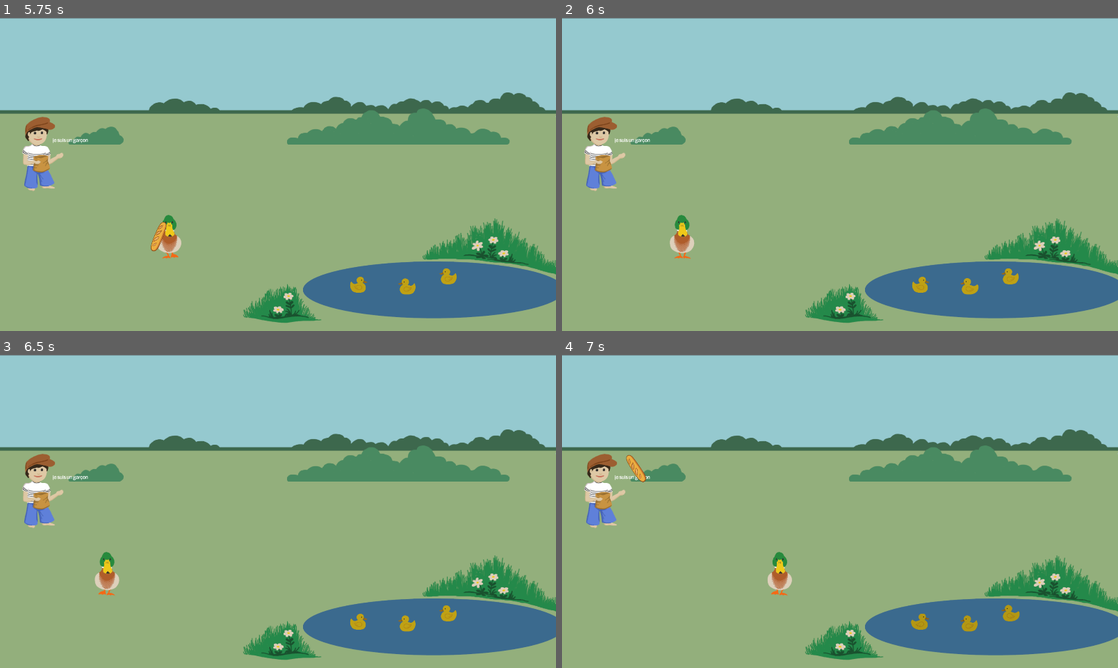
Above: before the commit, frames 1-4 (two rows, left to right).
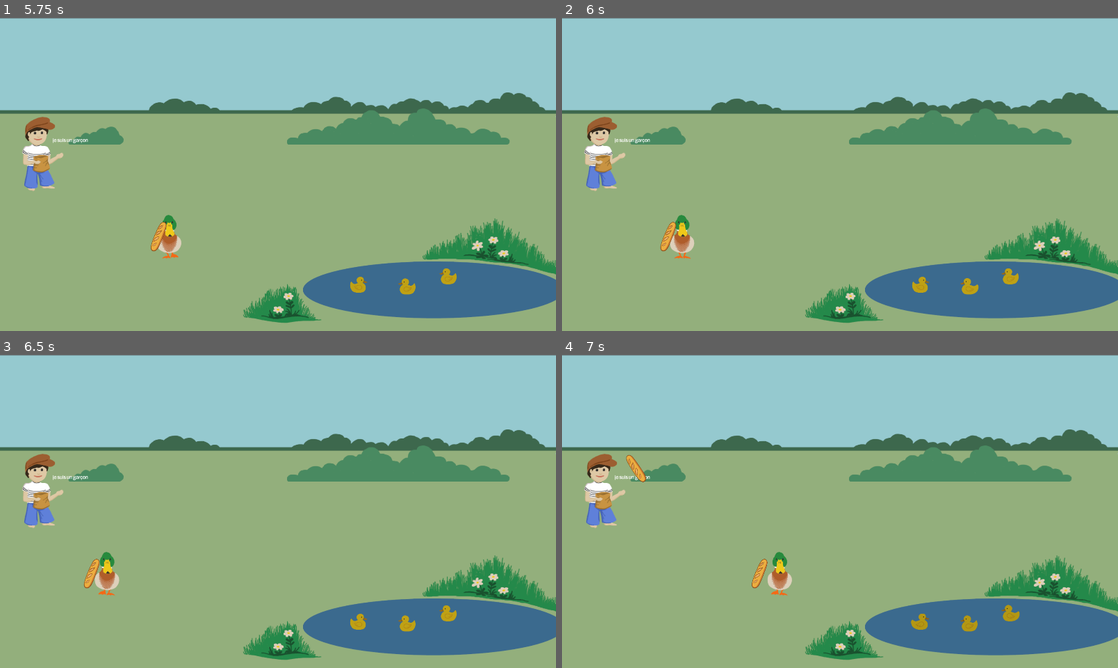
Above: after the commit, the same moments.

Repository: baguette-ballett/baguette-ballett
Game: Godot game, scene res://scenes/intro/intro.tscn
The game is run twice, just before and just after one commit, with the same random seed, the same clock (stepped at 60 frames per second) and the same inputs.
Inputs:
- Up to frame 1 (5.75 s): click "Start" at 0.5 s; tap Enter (ui_accept) at 1.25, 1.52, 2.27, 3.77, 4.52, 5.27 s; hold Right (ui_right) 1.28-2.03 s; hold Down (ui_down) 2.03-2.78 s; hold Right (ui_right) 2.78-4.28 s; hold Left (ui_left) from 4.28 s (still down)
- Up to frame 2 (6 s): release Left (ui_left) at 5.78 s; hold Down (ui_down) from 5.78 s (still down)
- Up to frame 3 (6.5 s): keep holding Down (ui_down)
- Up to frame 4 (7 s): release Down (ui_down) at 6.53 s; hold Right (ui_right) from 6.53 s (still down); tap Enter (ui_accept) at 6.77 s

Frame 1 is identical in both runs. In frame 2, 0.1% of the frame differs, in the area x 17-21%, y 65-75%; in frame 3, 0.1%; in frame 4, 0.1%.

Commit message:
fix feeding ducklings

Diff:
--- a/scenes/player/player.gd
+++ b/scenes/player/player.gd
@@ -22,17 +22,19 @@
 	elif Input.is_action_pressed("ui_left"):
 		velocity.x = lerp(velocity.x, walkSpeed*-1.0, acceleration)
 	elif Input.is_action_just_pressed("ui_down"):
-
-		var holding_baguette = Globals.getBaguettesInRange()
-
-		if Globals.playerOverPond and holding_baguette.size() > 0:
-			if Globals.d1LiveLeft < 1 and Globals.d2LiveLeft < 1 and Globals.d3LiveLeft < 1:
-				Globals.d1LiveLeft = 100
-				Globals.d2LiveLeft = 100
-				Globals.d3LiveLeft = 100
-		if holding_baguette:
-			for a in holding_baguette:
-				a.destroy()
+		var balancedBaguettes = Globals.getBaguettesInRange()
+		if Globals.playerOverPond:
+			for b in balancedBaguettes:
+				b.destroy()
+				if Globals.d1LiveLeft < 100 and Globals.d1LiveLeft >= 1:
+					Globals.d1LiveLeft = 100
+					continue
+				if Globals.d2LiveLeft < 100 and Globals.d2LiveLeft >= 1:
+					Globals.d2LiveLeft = 100
+					continue
+				if Globals.d3LiveLeft < 100 and Globals.d3LiveLeft >= 1:
+					Globals.d3LiveLeft = 100
+					continue
 	else:
 		velocity.x = lerp(velocity.x, 0.0, 0.1)
 
